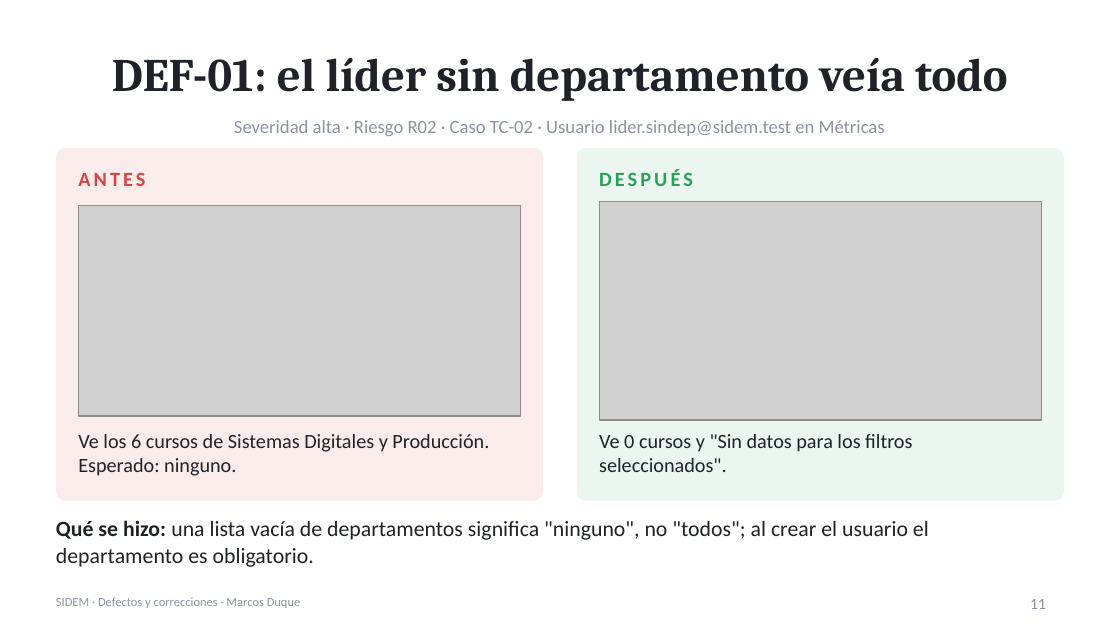
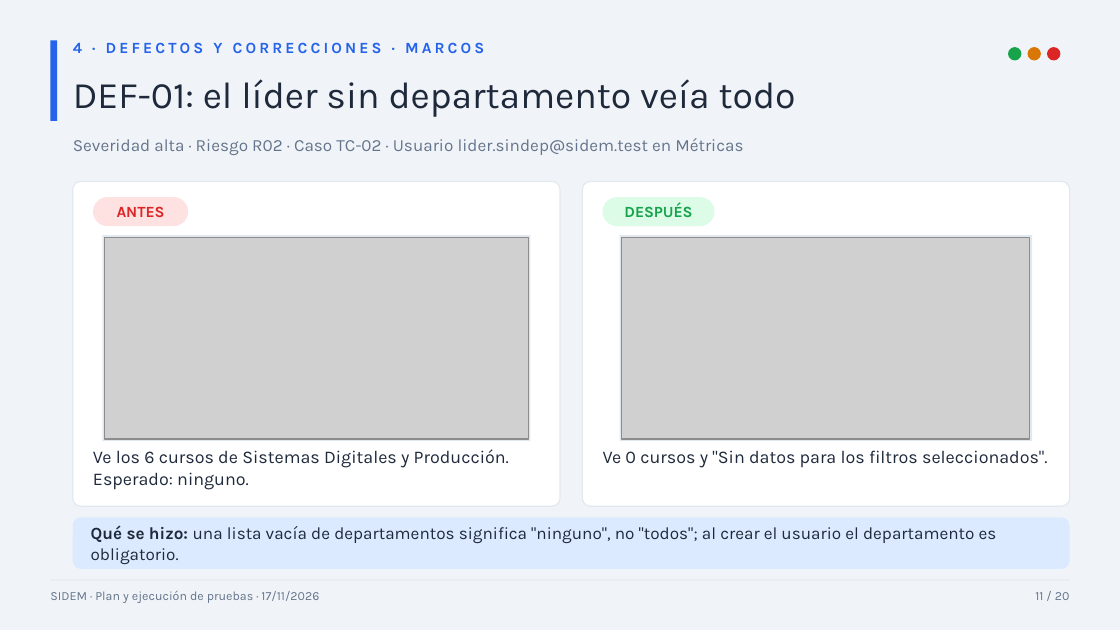
Before and after one commit to C4t-eyex/SIDEM-Plan-Pruebas, a slide deck: slide 11 of exposicion/Exposicion_SIDEM.pptx. Drawn at 1120x630 pixels with LibreOffice and Linux fonts; fonts in the diff are those of the drawing; grey boxes stand for pictures. Boxes give left, top, right and bottom in pixels: in the first picture for what was removed or moved away, otherwise in the second. Text is boxed around its words. In the diff, an @@ line names an element or a change of style, - is before the commit and + after.

```diff
--- a/exposicion/Exposicion_SIDEM.pptx
+++ b/exposicion/Exposicion_SIDEM.pptx
@@ background #FFFFFF to #F0F4F8 @@
@@ rectangle added at <box>50,40,57,121</box>, fill #2563EB @@
@@ text added at <box>73,42,484,53</box>, 10 pt, text #2563EB, bold @@
+4 · DEFECTOS Y CORRECCIONES · MARCOS
@@ ellipse added at <box>1008,47,1021,60</box>, fill #16A34A @@
@@ ellipse added at <box>1027,47,1040,60</box>, fill #D97706 @@
@@ ellipse added at <box>1047,47,1061,60</box>, fill #DC2626 @@
@@ text "DEF-01: el líder sin departamento ...": place and size @@
-text "DEF-01: el líder sin departamento ..." at <box>112,58,1007,101</box>
+text "DEF-01: el líder sin departamento ..." at <box>73,79,796,117</box>
@@ text "DEF-01: el líder sin departamento ..." at <box>73,79,796,117</box>: size 30 to 24 pt, font Cambria to Karla, text colour #1F2329 to #1E293B, bold off; alignment centre to left @@
@@ text "Severidad alta · Riesgo R02 ...": place and size @@
-text "Severidad alta · Riesgo R02 ..." at <box>234,120,885,136</box>
+text "Severidad alta · Riesgo R02 ..." at <box>73,138,743,155</box>
@@ text "Severidad alta · Riesgo R02 ..." at <box>73,138,743,155</box>: size 12 to 11 pt, font Calibri to Karla, text colour #8A94A3 to #64748B; alignment centre to left; vertical alignment middle to top @@
@@ rounded rectangle: place and size @@
-rounded rectangle at <box>56,148,543,501</box>
+rounded rectangle at <box>73,181,560,506</box>
@@ rounded rectangle at <box>73,181,560,506</box>: fill #FBECEC to #FFFFFF; outline none to #E2E8F0 0.75 pt; proportions changed @@
@@ rounded rectangle "ANTES": place and size @@
-rounded rectangle "ANTES" at <box>78,173,145,186</box>
+rounded rectangle "ANTES" at <box>93,197,188,226</box>
@@ rounded rectangle "ANTES" at <box>93,197,188,226</box>: size 13 to 10 pt, font Calibri to Karla, text colour #D64545 to #DC2626, letter spacing 2 to 0 pt; alignment left to centre; fill none to #FEE2E2 @@
@@ rounded rectangle: place and size @@
-rounded rectangle at <box>577,148,1064,501</box>
+rounded rectangle at <box>582,181,1070,506</box>
@@ rounded rectangle at <box>582,181,1070,506</box>: fill #EAF6EF to #FFFFFF; outline none to #E2E8F0 0.75 pt; proportions changed @@
@@ rounded rectangle "DESPUÉS": place and size @@
-rounded rectangle "DESPUÉS" at <box>599,169,693,186</box>
+rounded rectangle "DESPUÉS" at <box>603,197,715,226</box>
@@ rounded rectangle "DESPUÉS" at <box>603,197,715,226</box>: size 13 to 10 pt, font Calibri to Karla, text colour #2E9E5B to #16A34A, letter spacing 2 to 0 pt; alignment left to centre; fill none to #DCFCE7 @@
@@ rectangle added at <box>102,235,530,441</box>, fill #E2E8F0 @@
@@ picture: place and size @@
-picture at <box>78,206,521,417</box>
+picture at <box>104,237,528,439</box>
@@ rectangle added at <box>619,235,1032,441</box>, fill #E2E8F0 @@
@@ picture: place and size @@
-picture at <box>599,202,1042,420</box>
+picture at <box>622,237,1029,439</box>
@@ text "Ve los 6 cursos de ..." at <box>93,449,509,490</box>: size 13 to 11.5 pt, font Calibri to Karla, text colour #1F2329 to #1E293B @@
@@ text "Ve los 6 cursos de ...": place and size @@
-text "Ve los 6 cursos de ..." at <box>78,434,489,476</box>
+text "Ve los 6 cursos de ..." at <box>93,449,509,490</box>
@@ text "Ve 0 cursos y "Sin ...": place and size @@
-text "Ve 0 cursos y "Sin ..." at <box>599,434,912,472</box>
+text "Ve 0 cursos y "Sin ..." at <box>603,450,1048,468</box>
@@ text "Ve 0 cursos y "Sin ..." at <box>603,450,1048,468</box>: size 13 to 11.5 pt, font Calibri to Karla, text colour #1F2329 to #1E293B @@
@@ rounded rectangle "Qué se hizo: una lista ...": place and size @@
-rounded rectangle "Qué se hizo: una lista ..." at <box>56,520,929,567</box>
+rounded rectangle "Qué se hizo: una lista ..." at <box>73,517,1070,569</box>
@@ rounded rectangle "Qué se hizo: una lista ..." at <box>73,517,1070,569</box>: size 14 to 11 pt, font Calibri to Karla, text colour #1F2329 to #1E293B; vertical alignment top to middle; fill none to #DBEAFE @@
@@ line added from (50, 580) to (1070, 580), #E2E8F0 0.75 pt @@
@@ text added at <box>50,591,319,603</box>, 8 pt, text #64748B @@
+SIDEM · Plan y ejecución de pruebas · 17/11/2026
@@ text removed at <box>56,597,301,608</box> @@
-SIDEM · Defectos y correcciones · Marcos Duque
@@ text at <box>1035,592,1070,600</box>: text changed; size 10 to 8 pt; font Calibri to Karla; text colour #8A94A3 to #64748B @@
-11
+11 / 20
```
Also in this commit, not shown: 19 other slides changed, 4 other files.
